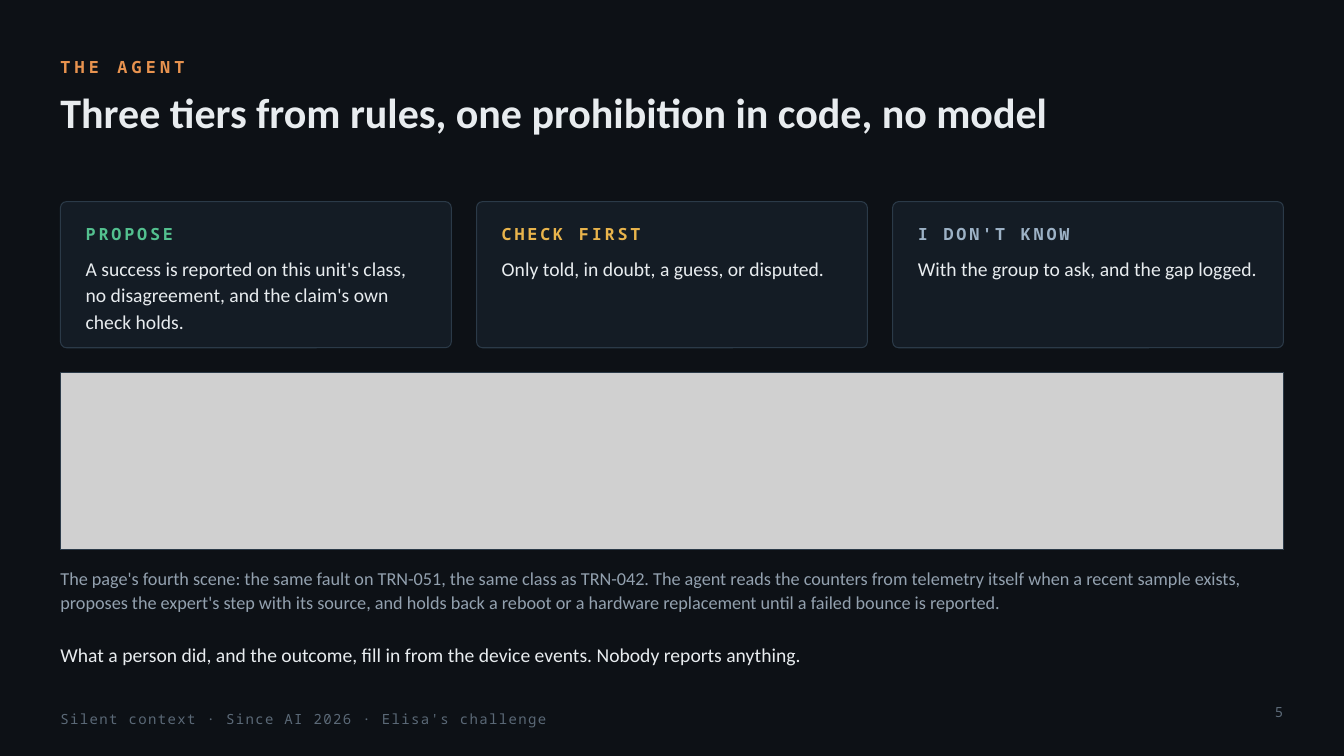
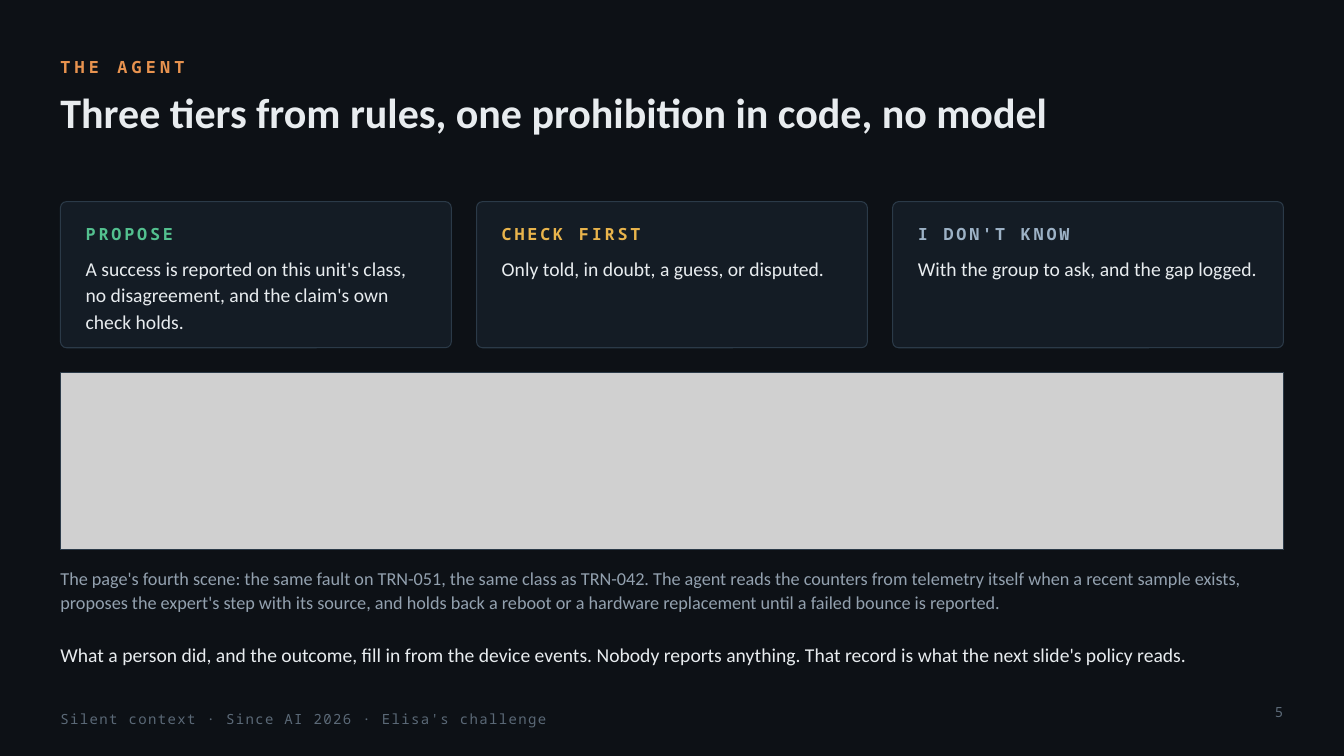
Before and after one commit to pkorrrhonen-cmd/silent-context, a slide deck: slide 5 of docs/slides/silent-context.pptx. Drawn at 1344x756 pixels with LibreOffice and Linux fonts; fonts in the diff are those of the drawing; grey boxes stand for pictures. Boxes give left, top, right and bottom in pixels: in the first picture for what was removed or moved away, otherwise in the second. Text is boxed around its words. In the diff, an @@ line names an element or a change of style, - is before the commit and + after.

```diff
--- a/docs/slides/silent-context.pptx
+++ b/docs/slides/silent-context.pptx
@@ text at [60, 648, 1186, 666]: text changed @@
-What a person did, and the outcome, fill in from the device events. Nobody reports anything.
+What a person did, and the outcome, fill in from the device events. Nobody reports anything. That record is what the next slide's policy reads.
```
Also in this commit, not shown: 5 other slides changed, 2 slides added, 32 other files.
